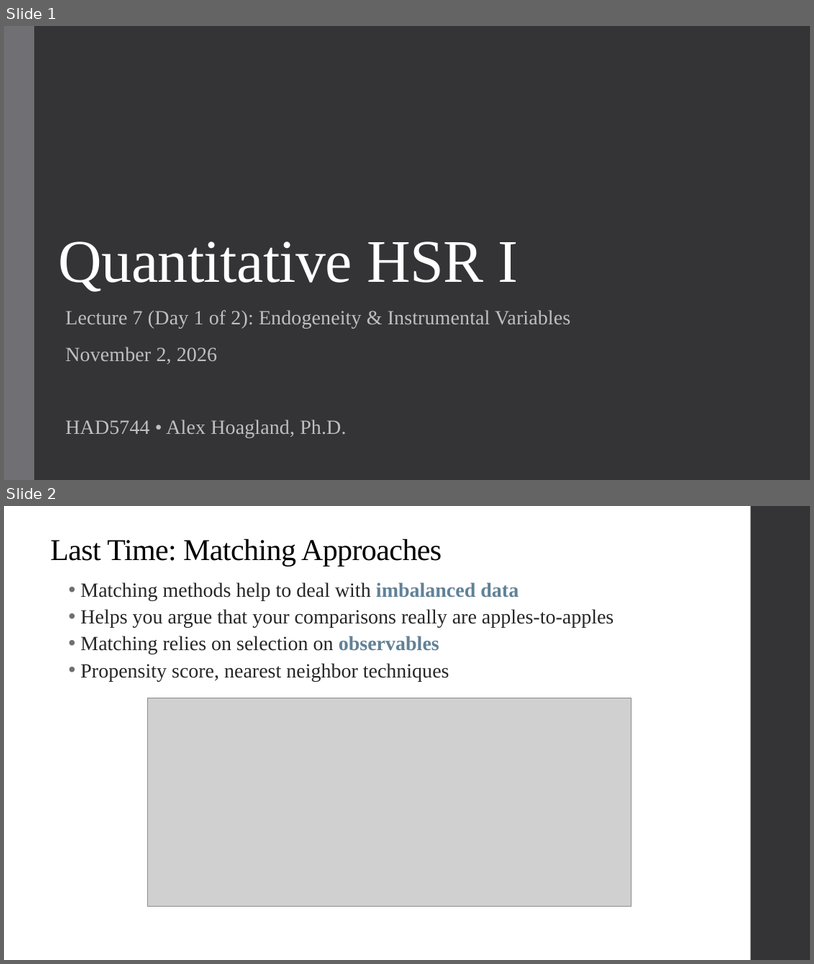
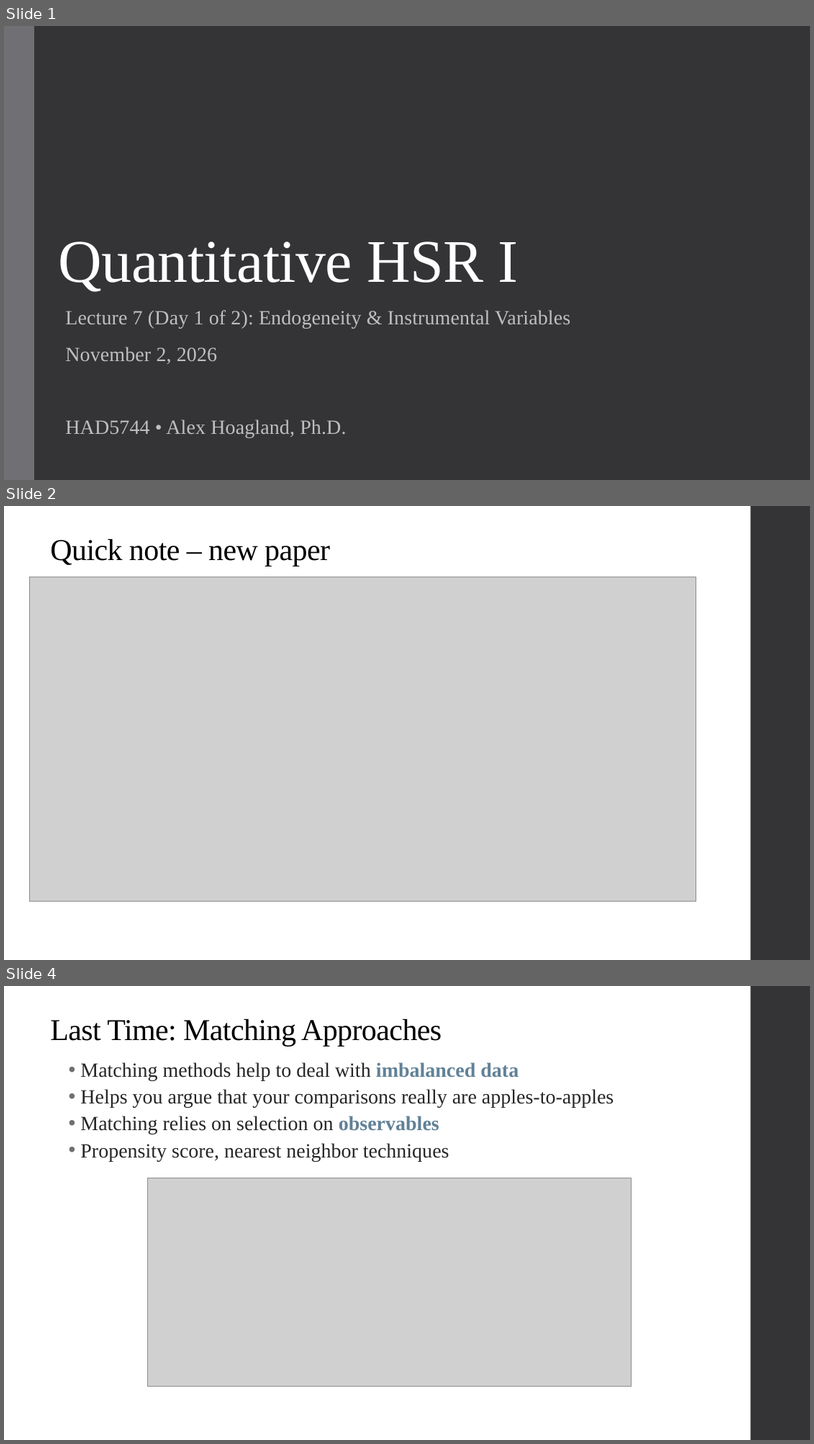
Before and after one commit to alex-hoagland/HAD5744, a slide deck: Lecture07_IV1/Lecture07_IVEstimation1.pptx. Shown one above the other, each under a label of ours: slides 1 and 2 before the commit, slides 1, 2 and 4 after it; the slides between them are not shown. The pictures are 814x964 and 814x1444 pixels, drawn with LibreOffice and Linux fonts; fonts in the diff are those of the drawing; grey boxes stand for pictures. Boxes give left, top, right and bottom in pixels: in the first picture for what was removed or moved away, otherwise in the second. Text is boxed around its words. In the diff, an @@ line names an element or a change of style, - is before the commit and + after.

```diff
--- a/Lecture07_IV1/Lecture07_IVEstimation1.pptx
+++ b/Lecture07_IV1/Lecture07_IVEstimation1.pptx
@@ slide 2 added at <box>4,506,810,960</box>, background #FFFFFF; not listed: 1 template element that a slide beside it also shows @@
@@ title added at <box>50,539,330,566</box>, 36 pt, text #000000 @@
+Quick note – new paper
@@ picture added at <box>29,577,697,901</box> @@
@@ what was slide 2 is now slide 4 @@
```
Also in this commit, not shown: 1 other slide added, 2 other files.
